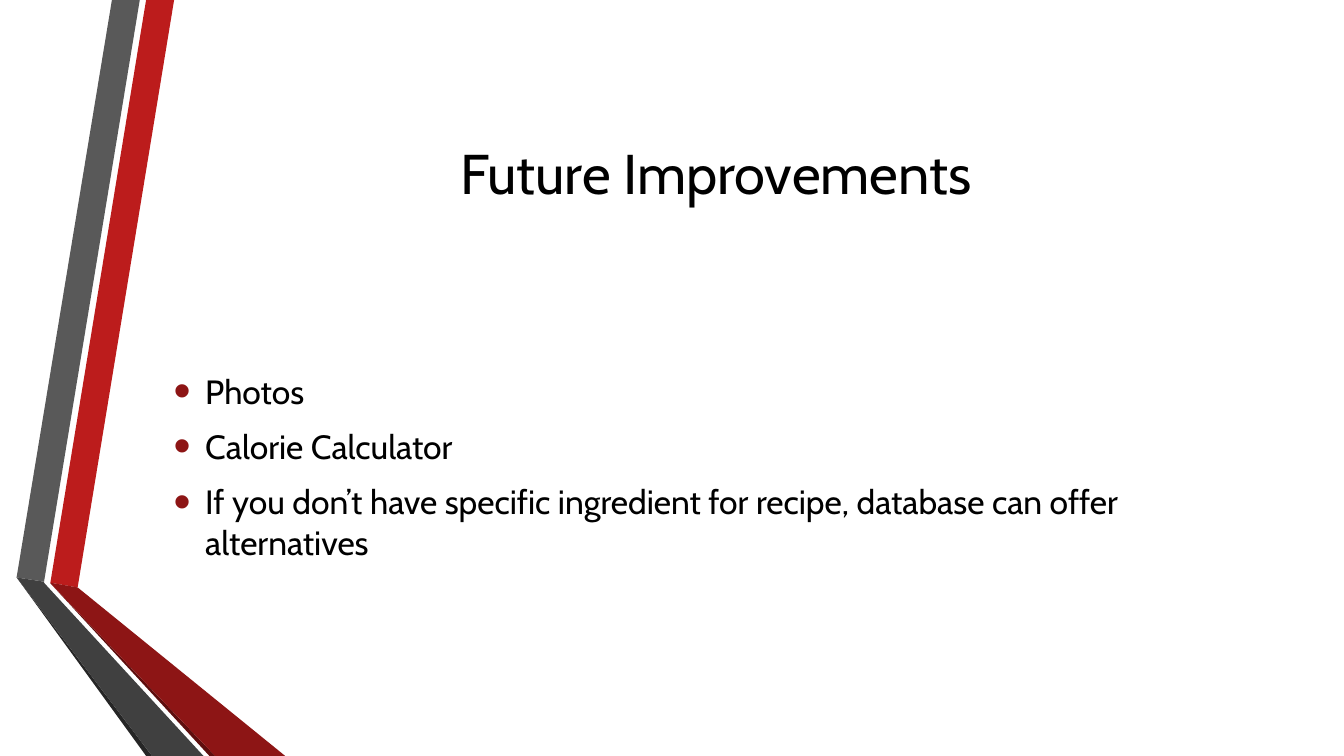
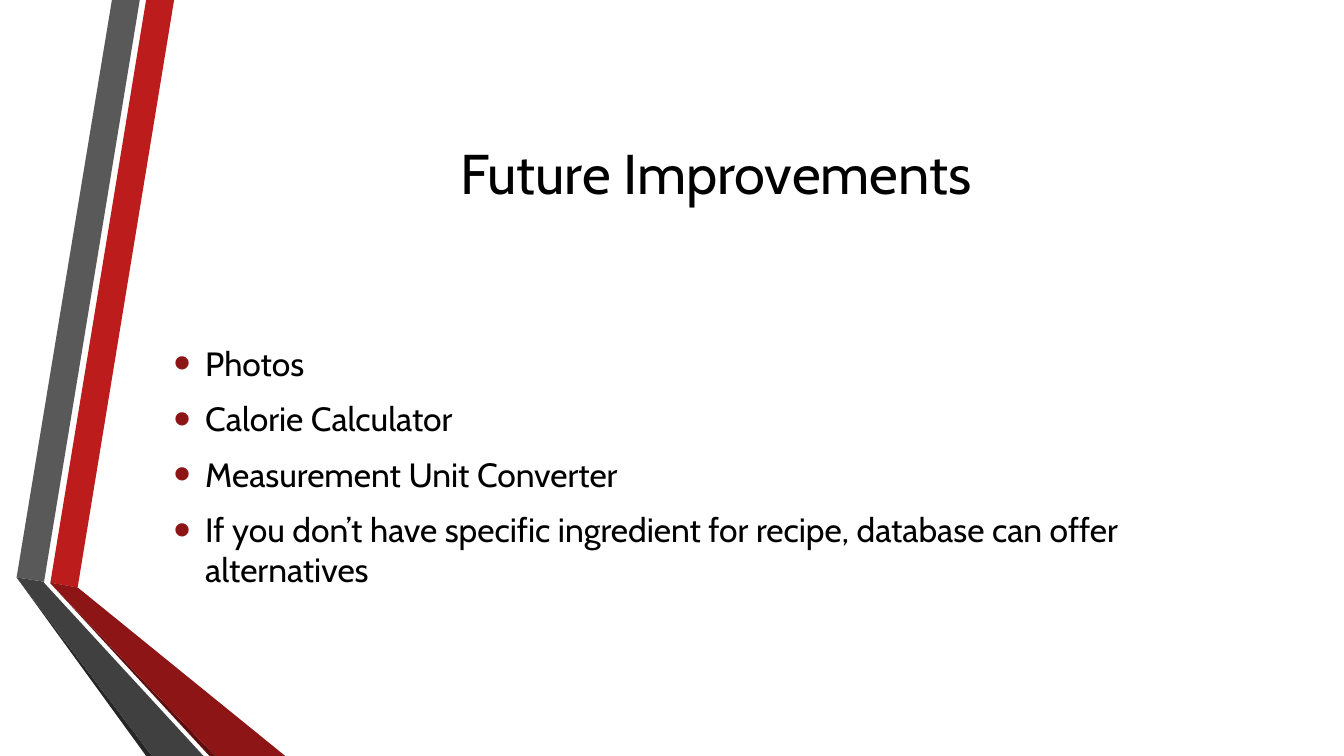
Before and after one commit to bpgraham0/RecipeRepository, a slide deck: slide 6 of Recipe Repository.pptx. Drawn at 1344x756 pixels with LibreOffice and Linux fonts; fonts in the diff are those of the drawing; background and template pictures are left out. Boxes give left, top, right and bottom in pixels: in the first picture for what was removed or moved away, otherwise in the second. Text is boxed around its words. In the diff, an @@ line names an element or a change of style, - is before the commit and + after.

```diff
--- a/Recipe Repository.pptx
+++ b/Recipe Repository.pptx
@@ text at [205,463,617,488]: paragraph added @@
+• Measurement Unit Converter
```
Also in this commit, not shown: 11 other files.
